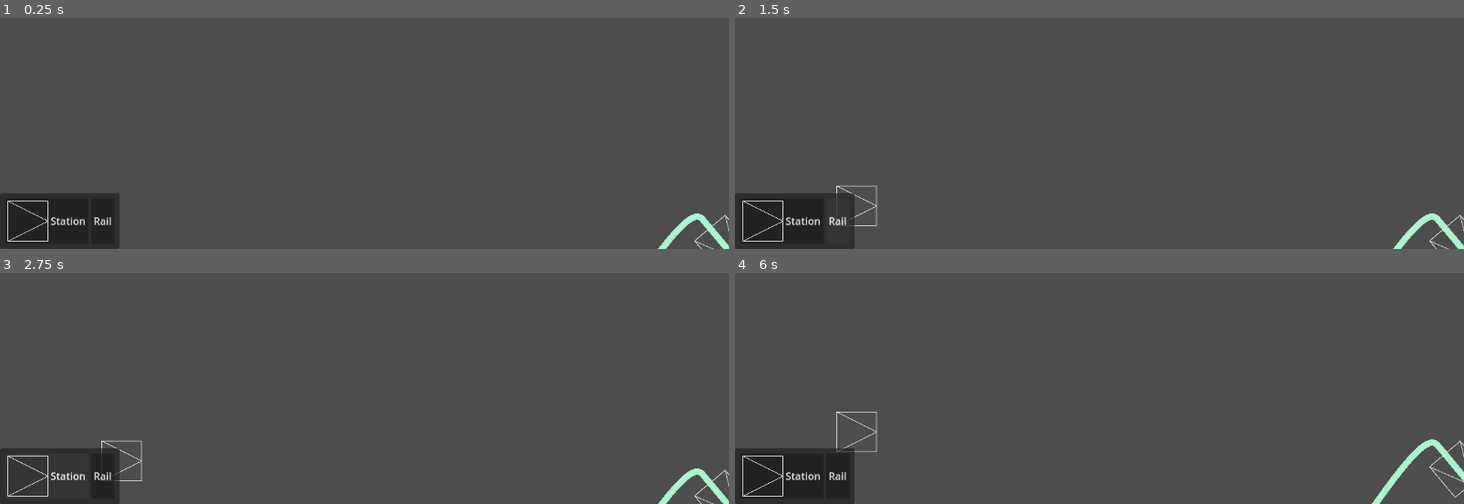
Above: before the commit, frames 1-4 (two rows, left to right).
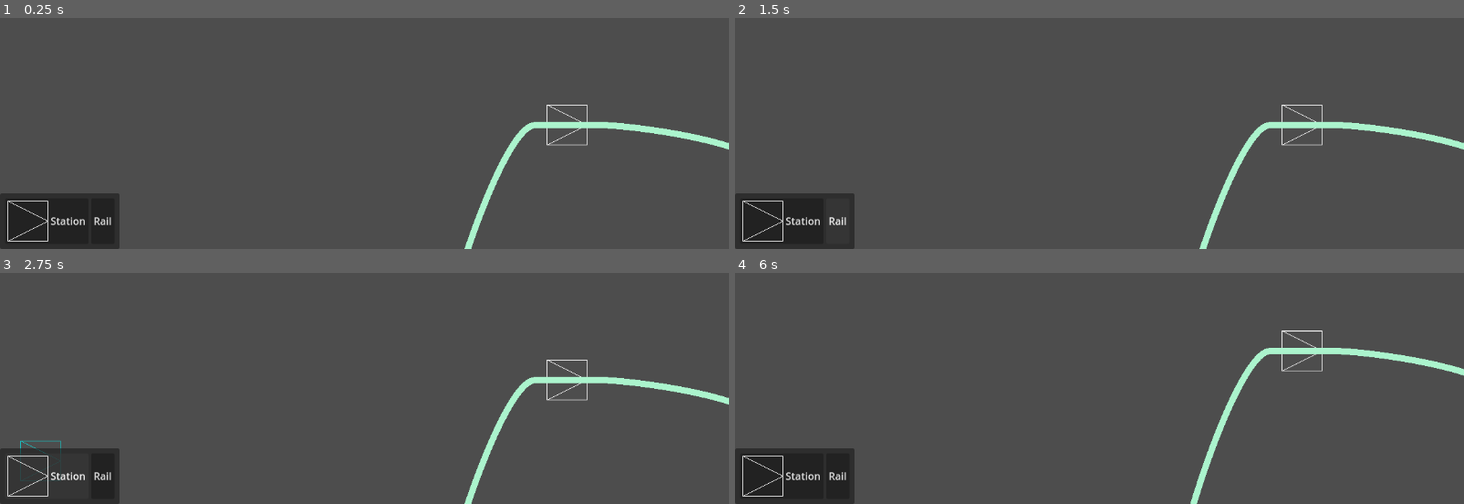
Above: after the commit, the same moments.

Repository: Vakrim/poszynach
Game: Godot game, scene res://main.tscn
Two runs of this game, one before a commit and one after it. Both use one fixed random seed, a clock stepped at 60 frames per second and the inputs below.
Inputs (mouse positions are in pixels of both pictures, inside the frame that each line leads up to):
- Up to frame 1 (0.25 s): no input
- Up to frame 2 (1.5 s): click "Station" at 0.5 s; click "Rail" at 1.25 s
- Up to frame 3 (2.75 s): click "Station" at 2 s
- Up to frame 4 (6 s): click "Rail" at 2.75 s; click "Station" at 3.5 s; click "Rail" at 4.25 s; tap Enter at 5 s; move the mouse to (1259, 277) at 5.02 s; press the mouse at (1259, 277) at 5.03 s; tap Space at 5.75 s; move the mouse to (953, 319) at 5.77 s; release the mouse at (953, 319) at 5.78 s; tap S (camera_move_down) at 5.85 s

The runs differ from the first frame. In frame 1, 2.0% of the frame differs, in the area x 63-100%, y 37-100%; in frame 2, 2.1%; in frame 3, 2.2%; in frame 4, 2.4%, in the area x 13-100%, y 24-100%.

Commit message:
add connections

Diff:
--- a/building_input.gd
+++ b/building_input.gd
@@ -14,19 +14,17 @@
 
 var selected_tool: SelectedTool = SelectedTool.NONE
 
+var selected_station: Station = null
+
 func _process(_delta: float) -> void:
     ghost.visible = selected_tool == SelectedTool.STATION
 
     match selected_tool:
         SelectedTool.STATION:
             ghost.rotation = tool_orientation * PI / 2
+            ghost.global_position = (get_global_mouse_position() / Station.SIZE).round() * Station.SIZE
 
-func _input(event: InputEvent) -> void:
-    if event is InputEventMouseMotion:
-        match selected_tool:
-            SelectedTool.STATION:
-                ghost.global_position = (get_global_mouse_position() / Station.SIZE).round() * Station.SIZE
-
+func _unhandled_input(event: InputEvent) -> void:
     if event.is_action_pressed("rotate_tool"):
         tool_orientation += 1
         tool_orientation %= 4
@@ -46,8 +44,21 @@
                     station.position = ghost.global_position
                     station.rotation = tool_orientation * PI / 2
                     building_node.add_child(station)
-                else:
-                    print("Station already exists at this location")
+
+            SelectedTool.RAIL:
+                var clicked_station = get_station_at_location(get_global_mouse_position())
+                if clicked_station != null:
+                    if selected_station == null:
+                        selected_station = clicked_station
+                        selected_station.modulate = Color(1, 0, 0)
+                    else:
+                        var connection = preload("res://rail_connection/rail_connection.tscn").instantiate() as RailConnection
+                        connection.start_station = selected_station
+                        connection.end_station = clicked_station
+                        building_node.add_child(connection)
+                        selected_station.modulate = Color(1, 1, 1)
+                        selected_station = null
+
 
 func _on_station_button_pressed() -> void:
     selected_tool = SelectedTool.STATION
@@ -57,6 +68,11 @@
 
 func get_station_at_location(location: Vector2) -> Station:
     for station in get_tree().get_nodes_in_group("stations"):
-        if station.position == location:
+        if station.global_position == location:
             return station
+
+    for station: Station in get_tree().get_nodes_in_group("stations"):
+        if station.get_rect().has_point(station.to_local(location)):
+            return station
+
     return null
--- a/main.tscn
+++ b/main.tscn
@@ -10,18 +10,19 @@
 [node name="Main" type="Node"]
 
 [node name="Station" parent="." instance=ExtResource("1_o7if4")]
-position = Vector2(267, 503)
+position = Vector2(128, 512)
+rotation = 4.71239
 
 [node name="Station2" parent="." instance=ExtResource("1_o7if4")]
-position = Vector2(566, 315)
-rotation = 0.874224
+position = Vector2(320, 128)
 
 [node name="Connection" parent="." node_paths=PackedStringArray("start_station", "end_station") instance=ExtResource("2_au8oa")]
 start_station = NodePath("../Station")
 end_station = NodePath("../Station2")
 
 [node name="Station3" parent="." instance=ExtResource("1_o7if4")]
-position = Vector2(889, 412)
+position = Vector2(640, 256)
+rotation = 1.5708
 
 [node name="Connection2" parent="." node_paths=PackedStringArray("start_station", "end_station") instance=ExtResource("2_au8oa")]
 start_station = NodePath("../Station2")
--- a/rail_connection/rail_connection.gd
+++ b/rail_connection/rail_connection.gd
@@ -1,4 +1,4 @@
-class_name Connection
+class_name RailConnection
 extends Path2D
 
 @export var start_station: Station:
